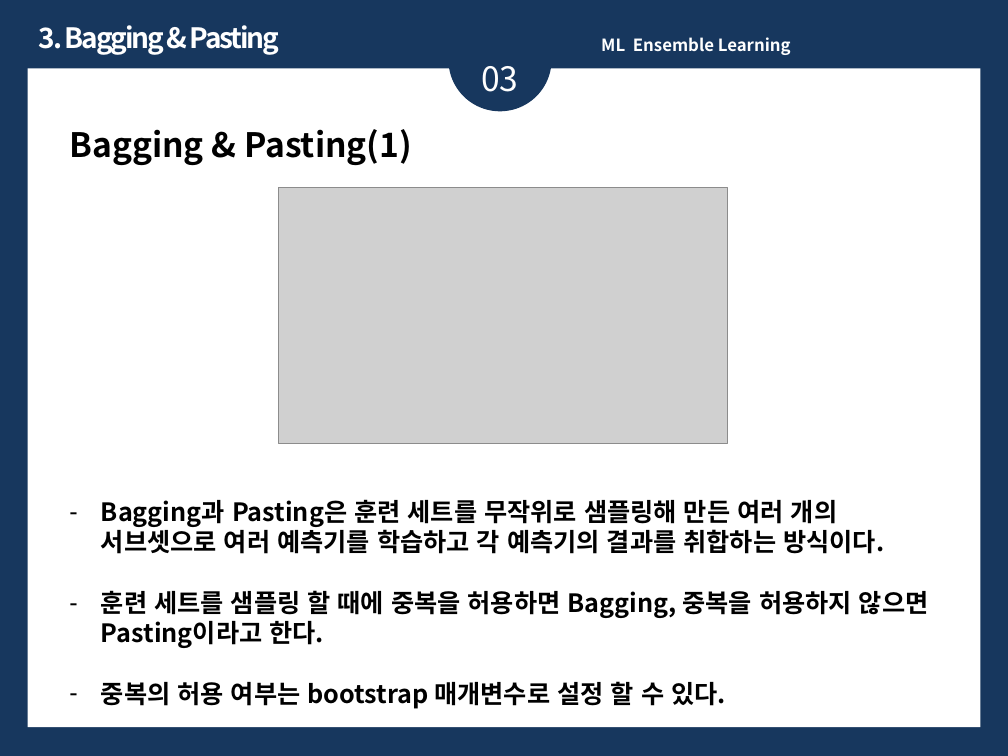
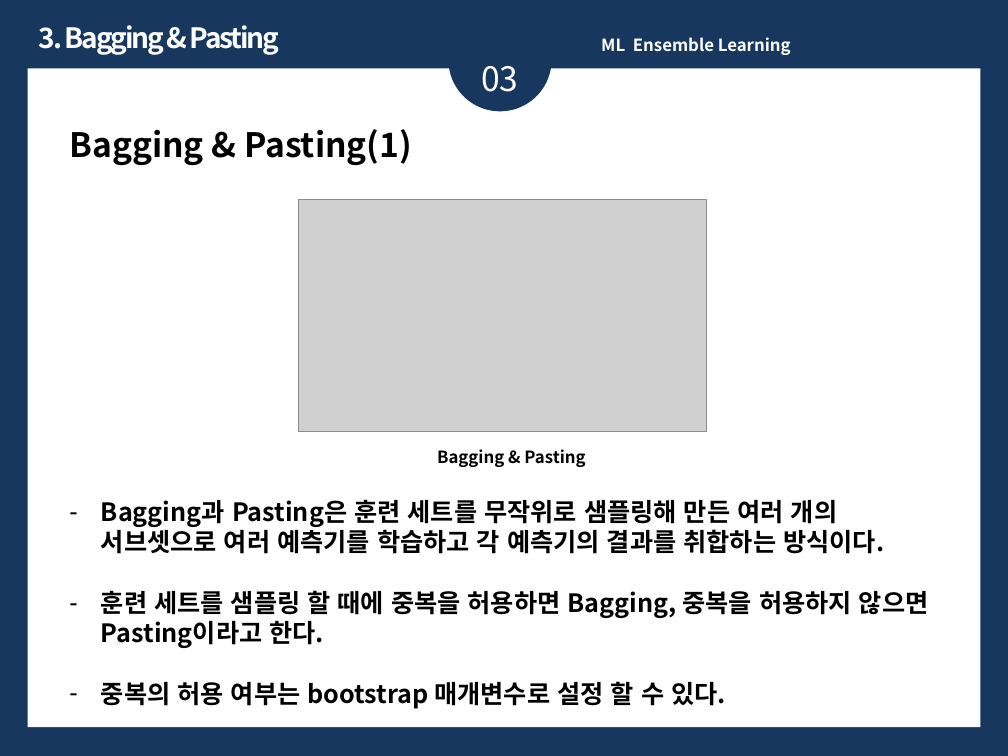
Before and after one commit to ykykyk112/machine_learning, a slide deck: slide 6 of ML_Algorithm_Review/Ensemble_Learning_Review.pptx. Drawn at 1008x756 pixels with LibreOffice and Linux fonts; fonts in the diff are those of the drawing; grey boxes stand for pictures. Boxes give left, top, right and bottom in pixels: in the first picture for what was removed or moved away, otherwise in the second. Text is boxed around its words. In the diff, an @@ line names an element or a change of style, - is before the commit and + after.

```diff
--- a/ML_Algorithm_Review/Ensemble_Learning_Review.pptx
+++ b/ML_Algorithm_Review/Ensemble_Learning_Review.pptx
@@ picture: place and size @@
-picture at (278, 187, 727, 444)
+picture at (298, 200, 707, 432)
@@ text added at (437, 449, 585, 467), 12 pt, text #000000, bold @@
+Bagging & Pasting
```
Also in this commit, not shown: 1 other slide changed, 7 slides added.
